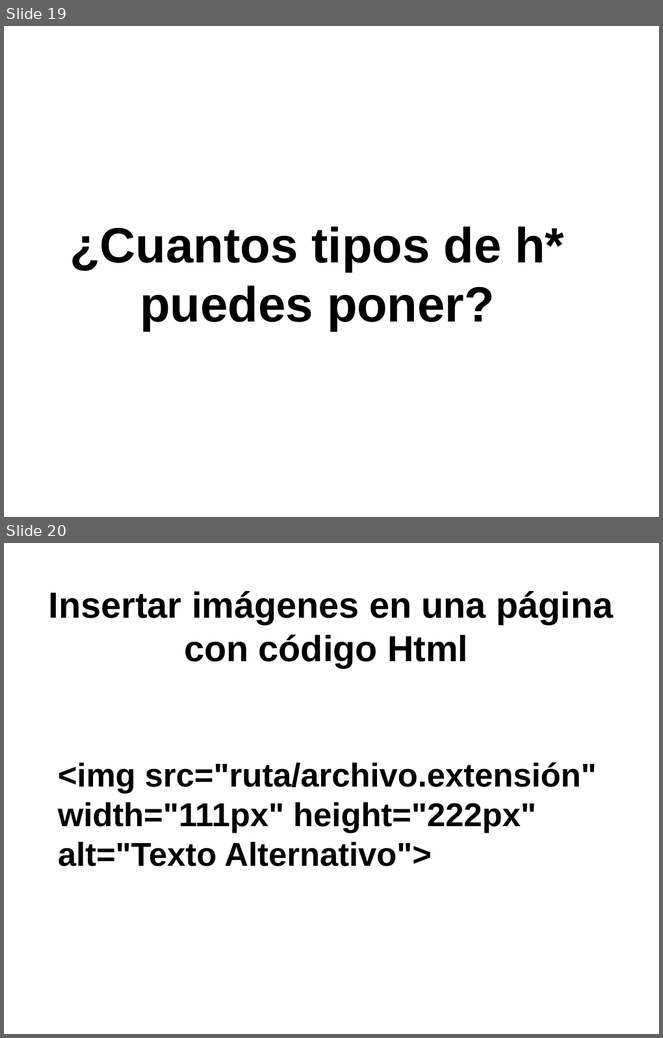
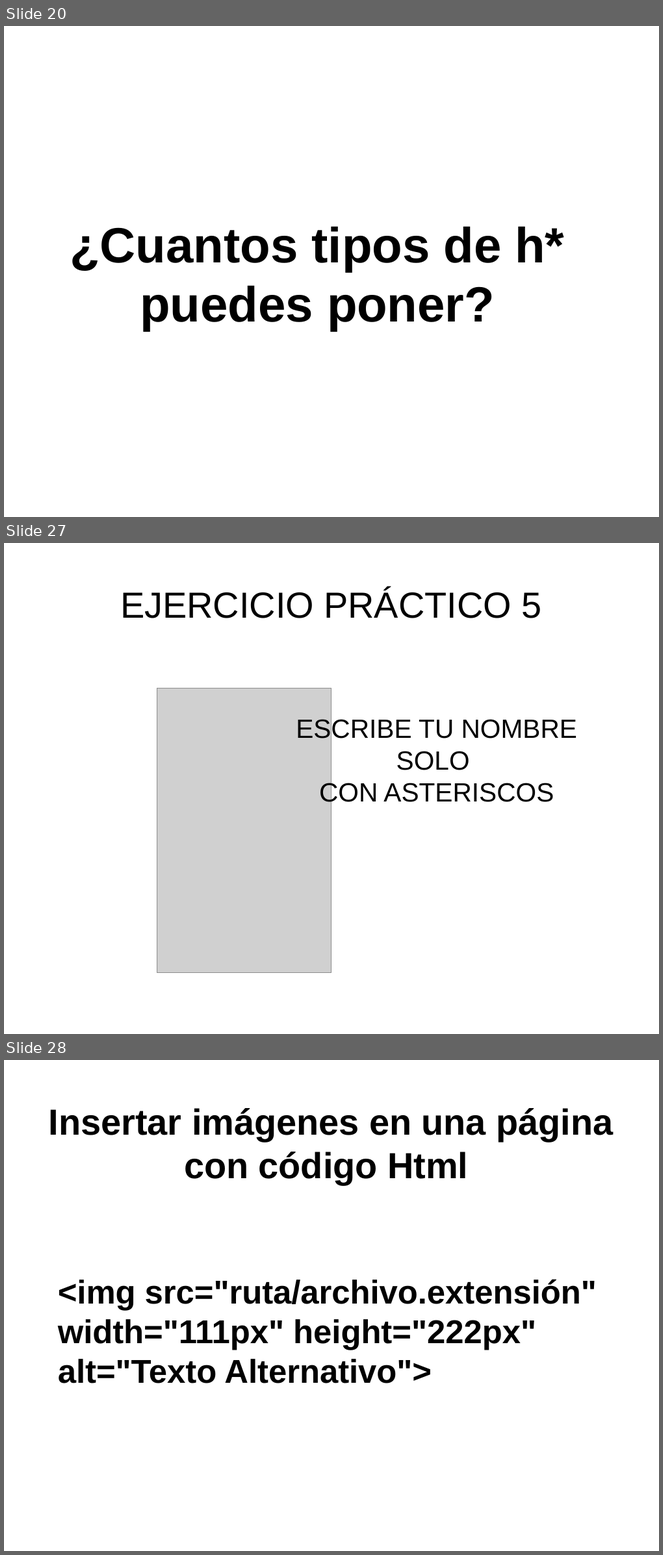
Before and after one commit to toblerone554/CampusInfantil2016, a slide deck: Veteranos/html/PresentaciónHTML.odp. Shown one above the other, each under a label of ours: slides 19 and 20 before the commit, slides 20, 27 and 28 after it; the slides between them are not shown. The pictures are 663x1038 and 663x1555 pixels, drawn with LibreOffice and Linux fonts; fonts in the diff are those of the drawing; grey boxes stand for pictures. Boxes give left, top, right and bottom in pixels: in the first picture for what was removed or moved away, otherwise in the second. Text is boxed around its words. In the diff, an @@ line names an element or a change of style, - is before the commit and + after.

Commit message:
Subidos ejercicios practicos HTML

```diff
--- a/Veteranos/html/PresentaciónHTML.odp
+++ b/Veteranos/html/PresentaciónHTML.odp
@@ slide 27 added at [4,543,659,1034], background #FFFFFF @@
@@ title added at [120,589,542,618], 44 pt, text #000000 @@
+EJERCICIO PRÁCTICO 5
@@ picture added at [157,688,332,973] @@
@@ subtitle added at [296,717,577,806], 32 pt, text #000000 @@
+ESCRIBE TU NOMBRE
+SOLO
+CON ASTERISCOS
@@ what was slide 19 is now slide 20 @@
@@ what was slide 20 is now slide 28 @@
```
Also in this commit, not shown: 6 slides changed, 9 other slides added, 18 other files.
